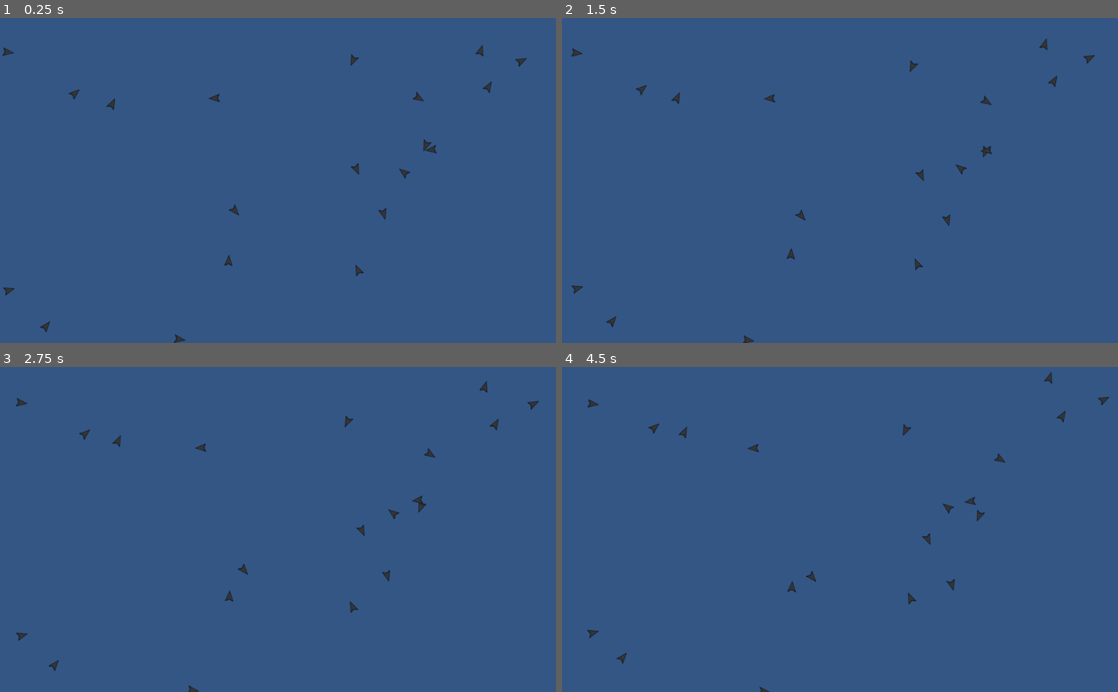
Above: before the commit, frames 1-4 (two rows, left to right).
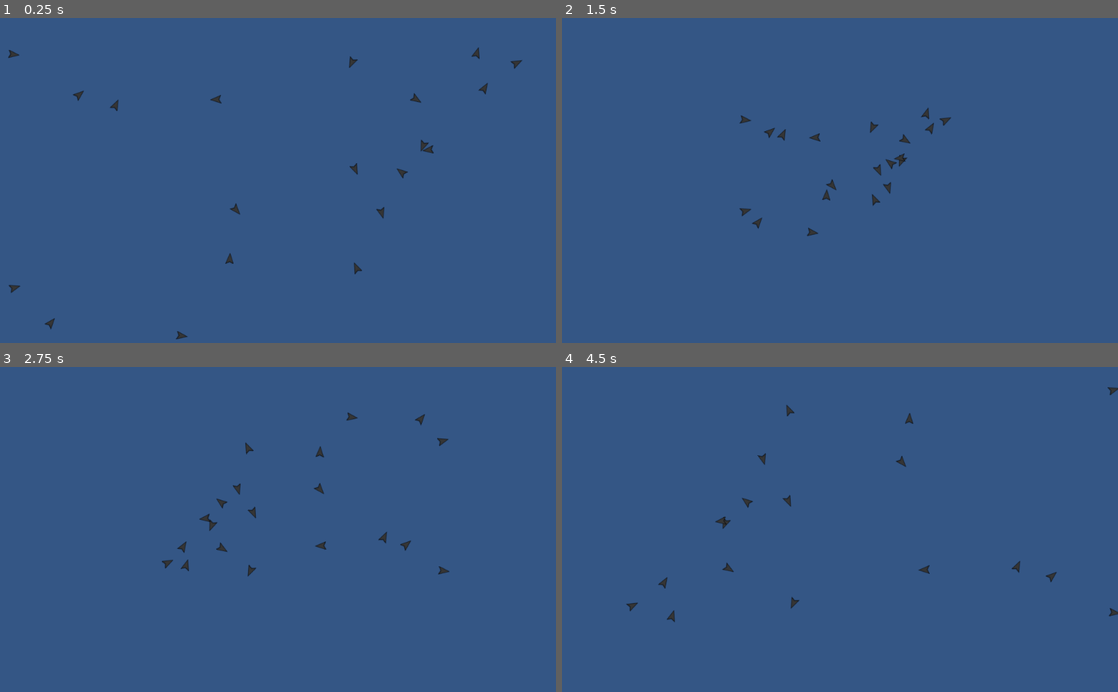
Above: after the commit, the same moments.

Repository: jrobchin/godot-boids
Game: Godot game, scene res://scenes/World.tscn
The game is run twice, just before and just after one commit, with the same random seed, the same clock (stepped at 60 frames per second) and the same inputs.
Inputs:
- Up to frame 1 (0.25 s): no input
- Up to frame 2 (1.5 s): no input
- Up to frame 3 (2.75 s): no input
- Up to frame 4 (4.5 s): no input

The runs differ from the first frame. In frame 1, 0.7% of the frame differs, in the area x 0-95%, y 8-100%; in frame 2, 1.0%; in frame 3, 1.0%, in the area x 2-97%, y 4-100%; in frame 4, 1.0%.

Commit message:
boids with only cohesion

Diff:
--- a/scenes/Boid.gd
+++ b/scenes/Boid.gd
@@ -1,17 +1,28 @@
 extends Position2D
 
 class_name Boid
+
+export var cohesion_strength := 1.0
+export var separation_strength := 1.0
+export var alignment_strength := 1.0
+export var vision_distance := 200
 
 var velocity: Vector2
 
 
 func move(delta: float, boids: Array):
-	# velocity = update_velocity(boids) * delta
+	velocity = velocity + cohesion(boids)
 	position = position + velocity * delta
 
 
 func cohesion(boids: Array) -> Vector2:
-	return Vector2.ZERO
+	var center_of_mass := Vector2.ZERO
+	for boid in boids:
+		center_of_mass += boid.position
+	center_of_mass /= boids.size()
+
+	var vel_c := center_of_mass - position
+	return vel_c * cohesion_strength
 
 
 func separation(boids: Array) -> Vector2:
--- a/scenes/Boid.tscn
+++ b/scenes/Boid.tscn
@@ -5,6 +5,7 @@
 
 [node name="Boid" type="Position2D"]
 script = ExtResource( 1 )
+cohesion_strength = 0.01
 
 [node name="Sprite" type="Sprite" parent="."]
 scale = Vector2( 0.03, 0.04 )
